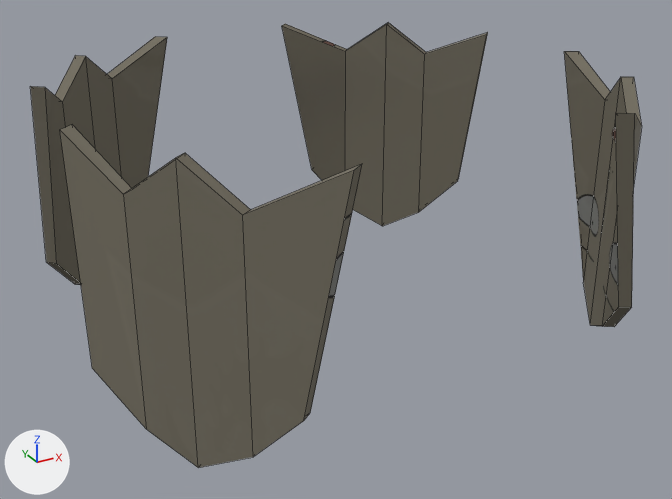
An edit to the OBJ model assets/escudo/escudo.obj, drawn before and after from the same camera.
Both versions are drawn from a 50 mm lens placed at (-1.64, -2.97, 1.58), pointed at (-0.03, -0.05, 0.12). Every picture has the same lights, and +X, +Y and +Z are marked at lower left. Mesh edges are drawn as thin lines. Where no turn or scale is listed for an object, it has been applied to the vertices.

In view in the first picture: 'ESCUDO_Cube.003'.
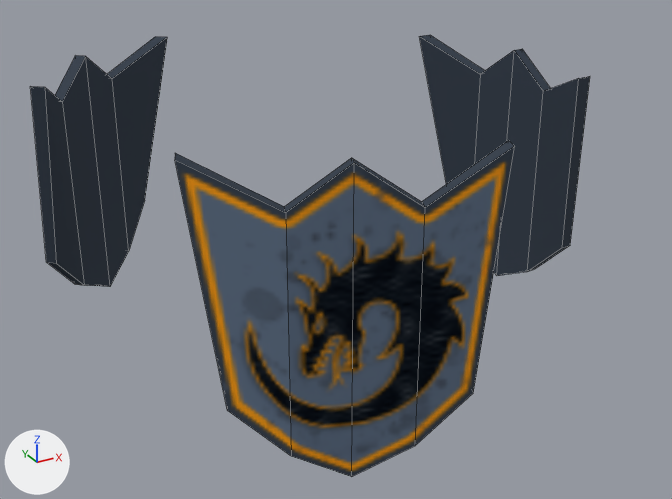
What differs and where, as boxes [x1, y1, x2, y2] in the pictures (672 x 499 px; the box of a moved part takes in the faces that stretch with it):
'ESCUDO_Cube.003', surface changed, reshaped (8% narrower)
    before: [30, 22, 642, 468]
    after: [30, 35, 590, 477]
part 1 of me_escudo_cube_003, moved or reshaped
    before: [60, 125, 362, 468]
    after: [175, 140, 515, 477]
part 2 of me_escudo_cube_003, moved or reshaped
    before: [564, 51, 642, 327]
    after: [420, 35, 590, 276]
part 3 of me_escudo_cube_003, deleted
    before: [282, 22, 488, 226]
part 4 of me_escudo_cube_003, surface changed
    both: [30, 37, 167, 285]

Edits to the bpy script that builds the scene:
```text
Add img_escudo_diffuse_png:
    img_escudo_diffuse_png = load_image('Escudo_Diffuse.png', 'Escudo_Diffuse.png', 256, 256, 'sRGB')
Change mat_mat_escudo:
    where n2 = _N.new('ShaderNodeTexImage'); n2.name = 'Image Texture'
    n2.image: img_escudo_difuse_png -> img_escudo_diffuse_png
Change me_escudo_cube_003:
    used by ob_escudo_cube_003; location = (0.0, 0.0, 0.0)
    remove me_escudo_cube_003.from_pydata(...)  # 80 vertices, 72 faces; spans x -1.08..1.12, y -0.96..1.07, z -0.22..0.8
    add me_escudo_cube_003.from_pydata(...)  # 60 vertices, 54 faces; spans x -1.02..0.91, y -1.06..1.05, z -0.22..0.8
    me_escudo_cube_003 part 1: the loose piece of 20 vertices spanning x -1.08..-0.43, y -0.96..-0.17, z -0.22..0.8 is turned 30.6 degrees about the z axis through its middle, then moved by (0.34, -0.23, 0.0)
    me_escudo_cube_003 part 2: the loose piece of 20 vertices spanning x 0.53..1.12, y -0.9..-0.06, z -0.22..0.8 is turned 35.6 degrees about the z axis through its middle, then moved by (-0.06, 0.51, 0.0)
    me_escudo_cube_003 part 3: the loose piece of 20 vertices spanning x 0.26..1.01, y 0.37..1.07, z -0.22..0.8 is deleted
    me_escudo_cube_003 part 4: 18 kept faces spanning x -1.02..-0.3, y 0.34..1.05, z -0.22..0.8 get new texture (UV) coordinates
```
